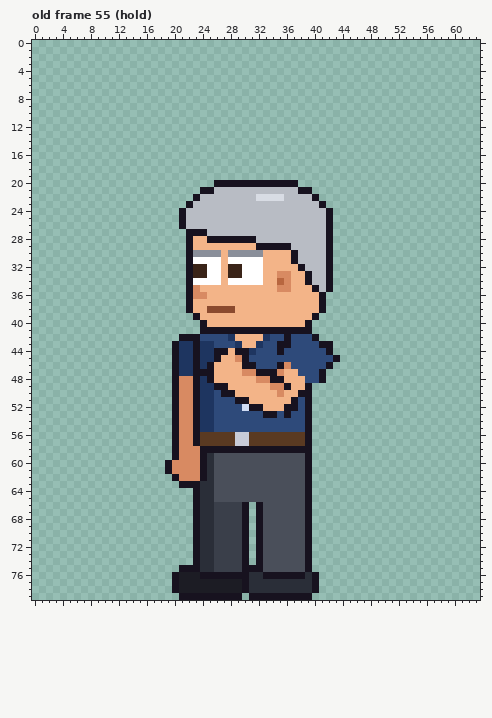
Two states of a pixel-art file, sprites/expo/expo_atte_left_anim.aseprite. Above: the version before the commit.
64x80 pixels, 123 frames. Colours within 5 levels of each other are drawn and written as one. Shown: old frame 55 (hold). The commit also changed other frames, which this record leaves out.
After:
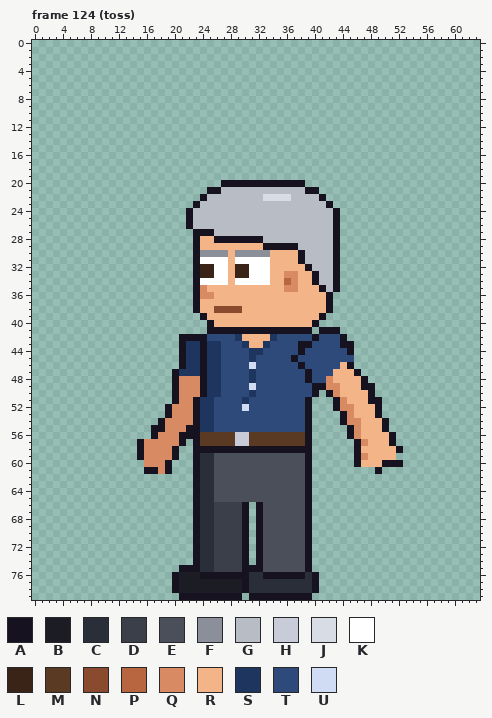
Palette (. is transparent): A #17121f  B #1c1c24  C #2a2e38  D #3a3f4a  E #4a4f5a  F #8a8f9a  G #b8bcc4  H #c8ccd8  J #d8dce4  K #ffffff  L #3a2418  M #5a3a22  N #8a4a2e  P #b8663f  Q #d88a62  R #f3b488  S #1e3560  T #2e4a7a  U #d0dcf4
A new or re-ordered frame is compared with the old frame closest to it.
The exact change:
frames 123 -> 129
--- frame 124 (toss) is new; against old frame 55 (hold)
@@ x 13..54 @@
 19 ..........................................
-20 .............AAAAAAAAAAAA.................
-21 ...........AAGGGGGGGGGGGGAA...............
-22 ..........AGGGGGGGGJJJJGGGGA..............
-23 .........AGGGGGGGGGGGGGGGGGGA.............
-24 ........AGGGGGGGGGGGGGGGGGGGGA............
-25 ........AGGGGGGGGGGGGGGGGGGGGA............
-26 ........AGGGGGGGGGGGGGGGGGGGGA............
-27 .........AAAGGGGGGGGGGGGGGGGGA............
-28 .........ARRAAAAAAAGGGGGGGGGGA............
-29 .........ARRRRRRRRRAAAAAGGGGGA............
-30 .........AFFFFRFFFFFRRRRAGGGGA............
-31 .........AKKKKRKKKKKRRRRAGGGGA............
-32 .........ALLKKRLLKKKRRRRRAGGGA............
-33 .........ALLKKRLLKKKRRQQRRAGGA............
-34 .........AKKKKRKKKKKRRPQRRAGGA............
-35 .........AQRRRRRRRRRRRQQRRRAGA............
-36 .........AQQRRRRRRRRRRRRRRRRA.............
-37 .........ARRRRRRRRRRRRRRRRRRA.............
-38 .........ARRNNNNRRRRRRRRRRRRA.............
-39 ..........ARRRRRRRRRRRRRRRRA..............
-40 ...........ARRRRRRRRRRRRRRA...............
-41 ...........AAAAAAAAAAAAAAAA...............
-42 ........AAATTTTSRRRRSTTATTTA..............
-43 .......ASSASSTTTSRRSTTAATTTTAA............
-44 .......ASSASSAARAASTTTATTTTTTA............
-45 .......ASSASSARRQATTTTTTTTTTTTA...........
-46 .......ASSASARRRRAATTTAQTTTTTA............
-47 .......ASSAAARRRRQQAAAQRRTTTA.............
-48 .......AQQASARRRRRRQQAARRRTTA.............
-49 .......AQQASSAARRRRRRQQARRA...............
-50 .......AQQASSTAARRRRRRQRRAA...............
-51 .......AQQASSTTTAARRRRRRATA...............
-52 .......AQQASSTTTTUAARRRAATA...............
-53 .......AQQASSTTTTTTTAATATTA...............
-54 .......AQQASSTTTTTTTTTTTTTA...............
-55 .......AQQASSTTTTTTTTTTTTTA...............
-56 .......AQQAMMMMMHHMMMMMMMMA...............
-57 .......AQQAMMMMMHHMMMMMMMMA...............
-58 .......AQQQAAAAAAAAAAAAAAAA...............
-59 .......AQQQACEEEEEEEEEEEEEA...............
-60 ......AQQQQACEEEEEEEEEEEEEA...............
-61 ......AQQQQACEEEEEEEEEEEEEA...............
-62 .......AQQQACEEEEEEEEEEEEEA...............
-63 ........AAACCEEEEEEEEEEEEEA...............
+20 ..............AAAAAAAAAAAA................
+21 ............AAGGGGGGGGGGGGAA..............
+22 ...........AGGGGGGGGJJJJGGGGA.............
+23 ..........AGGGGGGGGGGGGGGGGGGA............
+24 .........AGGGGGGGGGGGGGGGGGGGGA...........
+25 .........AGGGGGGGGGGGGGGGGGGGGA...........
+26 .........AGGGGGGGGGGGGGGGGGGGGA...........
+27 ..........AAAGGGGGGGGGGGGGGGGGA...........
+28 ..........ARRAAAAAAAGGGGGGGGGGA...........
+29 ..........ARRRRRRRRRAAAAAGGGGGA...........
+30 ..........AFFFFRFFFFFRRRRAGGGGA...........
+31 ..........AKKKKRKKKKKRRRRAGGGGA...........
+32 ..........ALLKKRLLKKKRRRRRAGGGA...........
+33 ..........ALLKKRLLKKKRRQQRRAGGA...........
+34 ..........AKKKKRKKKKKRRPQRRAGGA...........
+35 ..........AQRRRRRRRRRRRQQRRRAGA...........
+36 ..........AQQRRRRRRRRRRRRRRRRA............
+37 ..........ARRRRRRRRRRRRRRRRRRA............
+38 ..........ARRNNNNRRRRRRRRRRRRA............
+39 ...........ARRRRRRRRRRRRRRRRA.............
+40 ............ARRRRRRRRRRRRRRA..............
+41 ............AAAAAAAAAAAAAAA.AAA...........
+42 ........AAAATTTTSRRRRSTTTTTATTTA..........
+43 ........ASSASSTTTSRRSTTTTAATTTTAA.........
+44 ........ASSASSTTTTSSTTTTTATTTTTTA.........
+45 ........ASSASSTTTTSTTTTTATTTTTTTT.........
+46 ........ASSASSTTTTUTTTTTTATTTTTRA.........
+47 .......ASSSASSTTTTSTTTTTTTATTTRRRA........
+48 .......AQQQASSTTTTSTTTTTTTATTQRRRRA.......
+49 .......AQQQASSTTTTUTTTTTTTTAAQQRRRAA......
+50 .......AQQQASSTTTTSTTTTTTTTA.AQRRRRA......
+51 .......AQQASSTTTTSTTTTTTTTA...AQRRRAA.....
+52 ......AQQQASSTTTTUTTTTTTTTA...AQQRRRA.....
+53 ......AQQQASSTTTTTTTTTTTTTA....AQRRRA.....
+54 .....AQQQQASSTTTTTTTTTTTTTA....AQQRRRA....
+55 ....AAQQQAASSTTTTTTTTTTTTTA.....AQRRRA....
+56 ....AQQQAAAMMMMMHHMMMMMMMMA.....AQRRRRA...
+57 ..AQQQQQA.AMMMMMHHMMMMMMMMA......AQRRRA...
+58 ..AQQQQA..AAAAAAAAAAAAAAAAA......ARRRRRA..
+59 ..AQQQQA..ACCEEEEEEEEEEEEEA......AQRRRR...
+60 ...QQQA...ACCEEEEEEEEEEEEEA......ARRRAAA..
+61 ...AAQA...ACCEEEEEEEEEEEEEA.........A.....
+62 ..........ACCEEEEEEEEEEEEEA...............
+63 ..........ACCEEEEEEEEEEEEEA...............
 64 ..........ACCEEEEEEEEEEEEEA...............
Changed places in both pictures, as pixel boxes (x1, y1, x2, y2):
changed: (137, 180, 403, 488)
